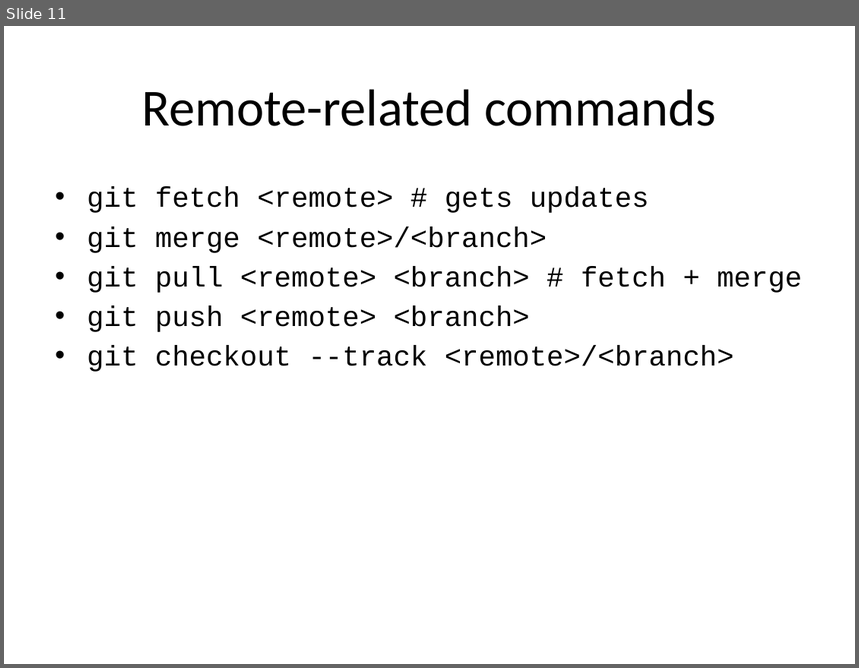
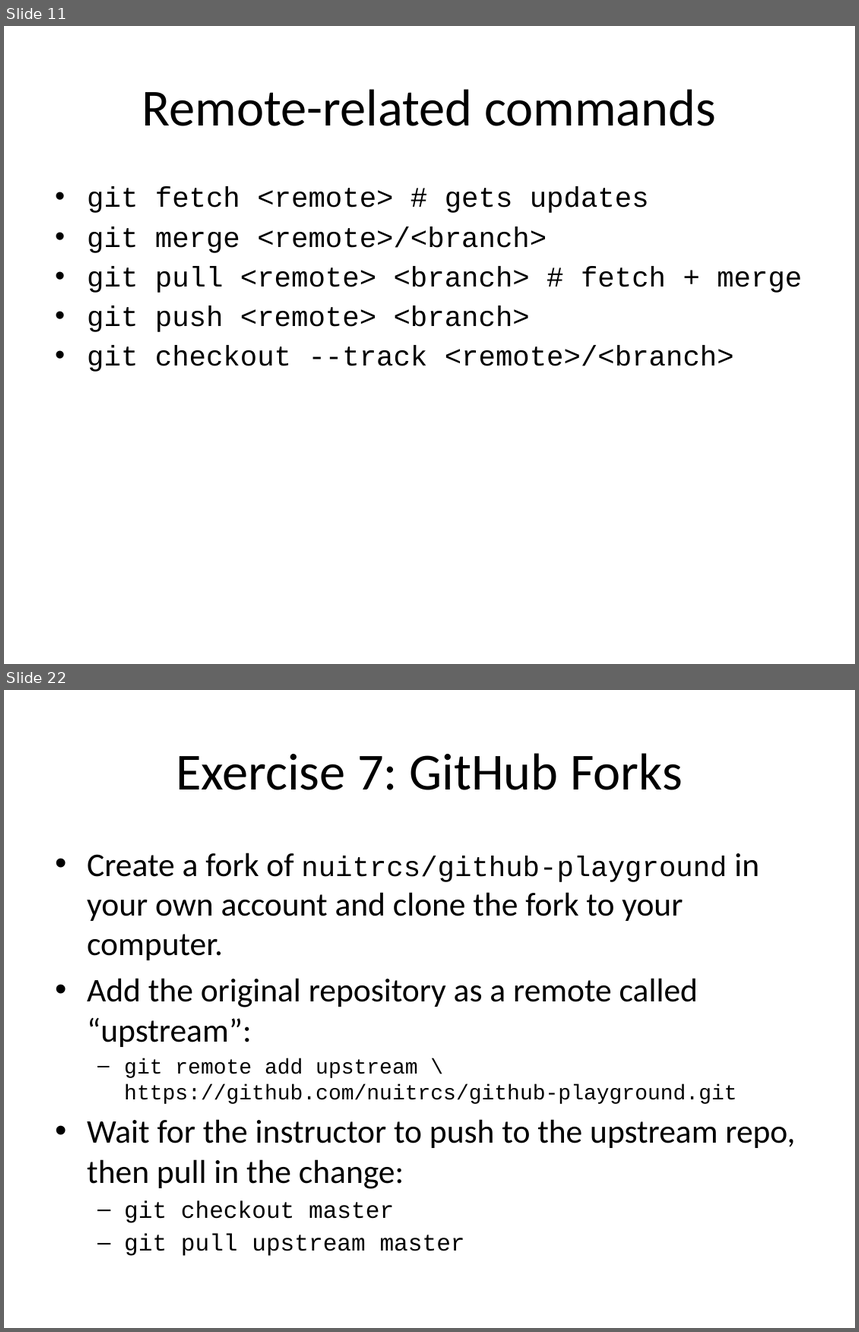
Before and after one commit to nuitrcs/intermediate-git-workshop, a slide deck: Intermediate Git and GitHub.pptx. Shown one above the other, each under a label of ours: slide 11 before the commit, slides 11 and 22 after it; the slides between them are not shown. The pictures are 859x668 and 859x1332 pixels, drawn with LibreOffice and Linux fonts; fonts in the diff are those of the drawing; background and template pictures are left out. Boxes give left, top, right and bottom in pixels: in the first picture for what was removed or moved away, otherwise in the second. Text is boxed around its words. In the diff, an @@ line names an element or a change of style, - is before the commit and + after.

```diff
--- a/Intermediate Git and GitHub.pptx
+++ b/Intermediate Git and GitHub.pptx
@@ slide 22 added at bbox=[4, 690, 855, 1328], background picture (left out) @@
@@ title added at bbox=[176, 753, 683, 790], 44 pt, text #000000 @@
+Exercise 7: GitHub Forks
@@ text added at bbox=[87, 853, 795, 1256], 28 pt, text #000000 @@
+• Create a fork of nuitrcs/github-playground in your own account and clone the fork to your computer.
+• Add the original repository as a remote called “upstream”:
+  – git remote add upstream \ https://github.com/nuitrcs/github-playground.git
+• Wait for the instructor to push to the upstream repo, then pull in the change:
+  – git checkout master
+  – git pull upstream master
@@ page number added at bbox=[614, 1281, 813, 1315], 12 pt, text #FFFFFF @@
+21
```
Also in this commit, not shown: 3 slides changed, 11 other slides added.
